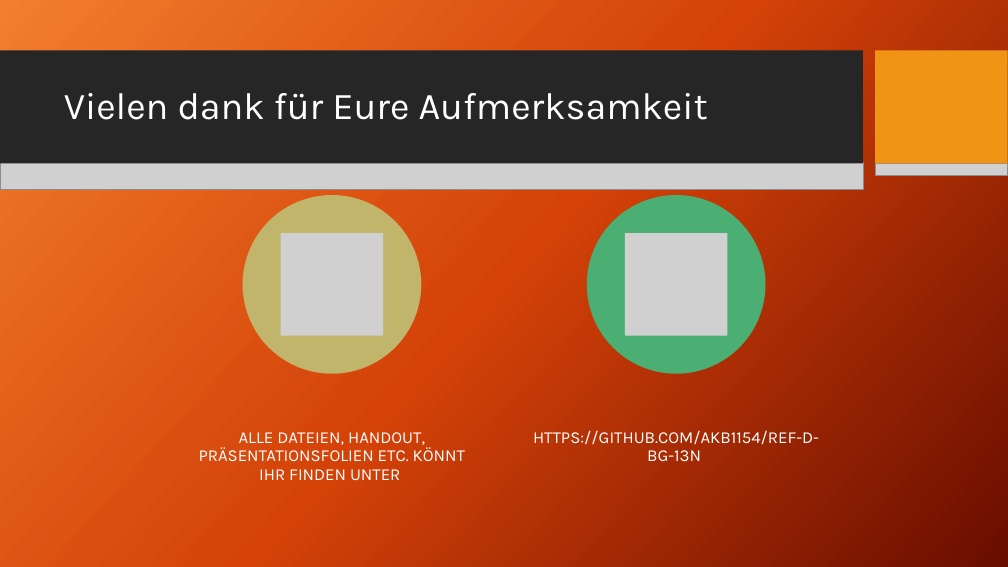
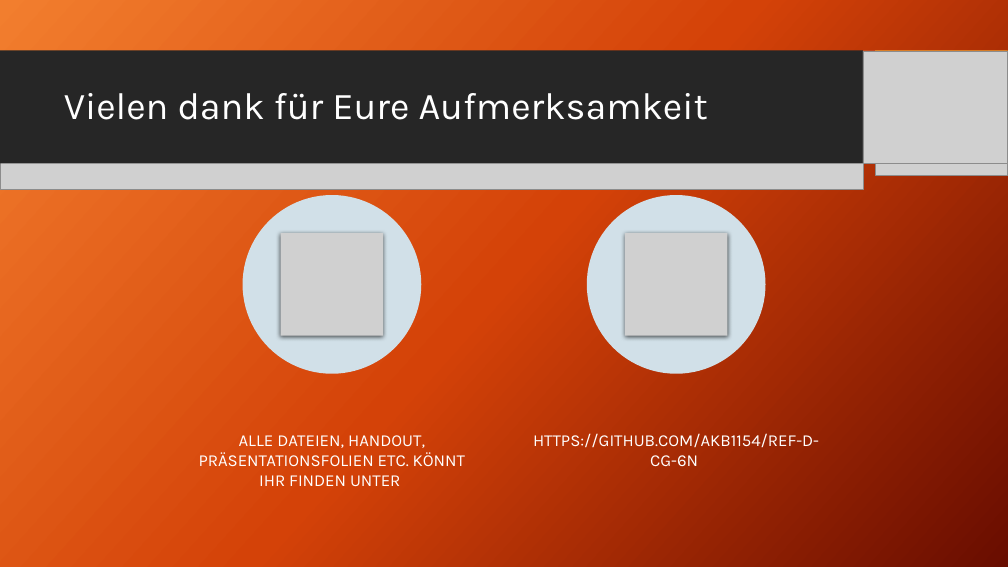
Before and after one commit to akb1154/REF-D-CG-6N, a slide deck: slide 13 of pptx/Goethe - Römische Elegien V.pptx (slide 14 before the commit). Drawn at 1008x567 pixels with LibreOffice and Linux fonts; fonts in the diff are those of the drawing; grey boxes stand for pictures; background and template pictures are left out. Boxes give left, top, right and bottom in pixels: in the first picture for what was removed or moved away, otherwise in the second. Text is boxed around its words. In the diff, an @@ line names an element or a change of style, - is before the commit and + after.

Commit message:
finalize
finalize presentation;
export Handout, Presentation
write TTS.md

```diff
--- a/pptx/Goethe - Römische Elegien V.pptx
+++ b/pptx/Goethe - Römische Elegien V.pptx
@@ picture added at (863,51,1007,163) @@
@@ ellipse at (243,195,421,374): fill #C1B56B to #D2E1E8 @@
@@ ellipse at (587,195,765,374): fill #4BAF73 to #D2E1E8 @@
@@ text "ALLE DATEIEN, HANDOUT, PRÄSENTATIONSFOLIEN ETC. ..." at (199,435,465,486): line spacing 0.9 to 1 @@
@@ text at (533,433,819,466): text changed @@
-HTTPS://GITHUB.COM/AKB1154/REF-D-BG-13N
+HTTPS://GITHUB.COM/AKB1154/REF-D-CG-6N
```
Also in this commit, not shown: 9 other slides changed, 1 slide removed, 5 other files.
